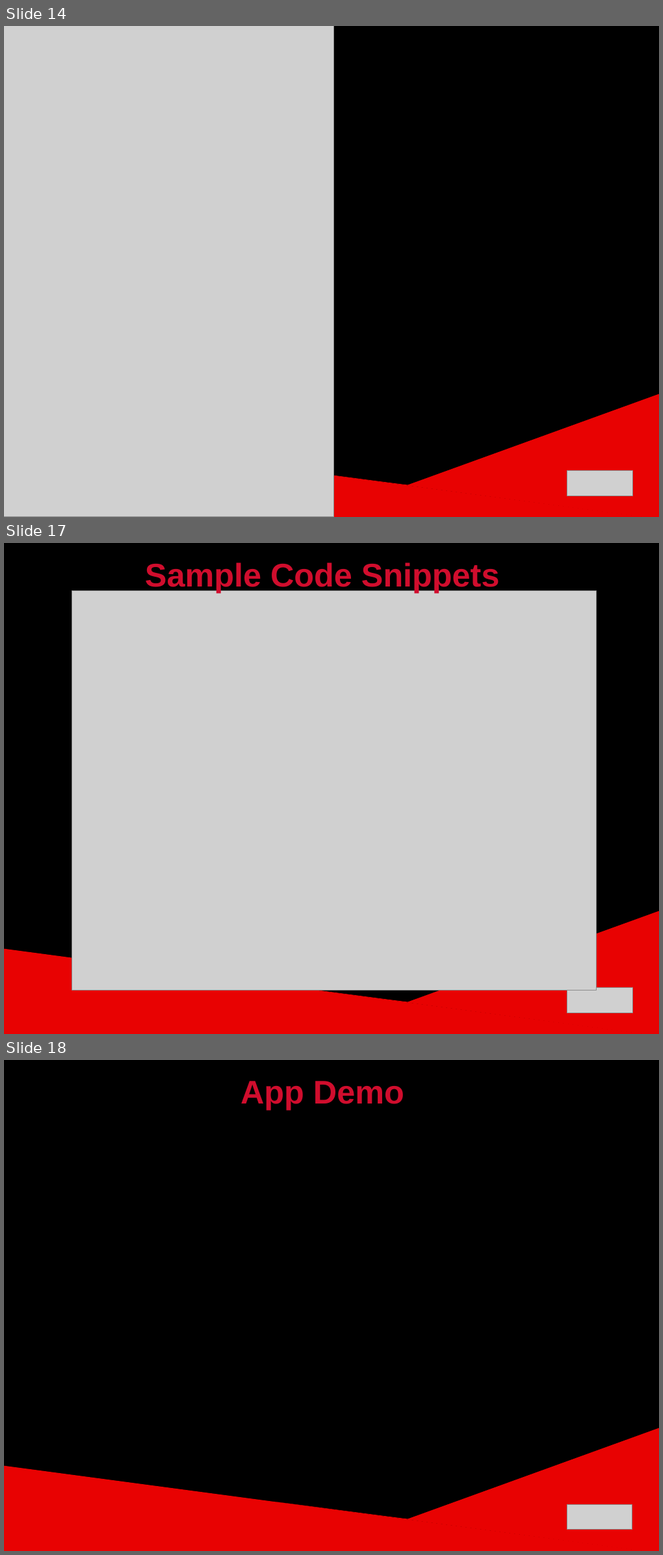
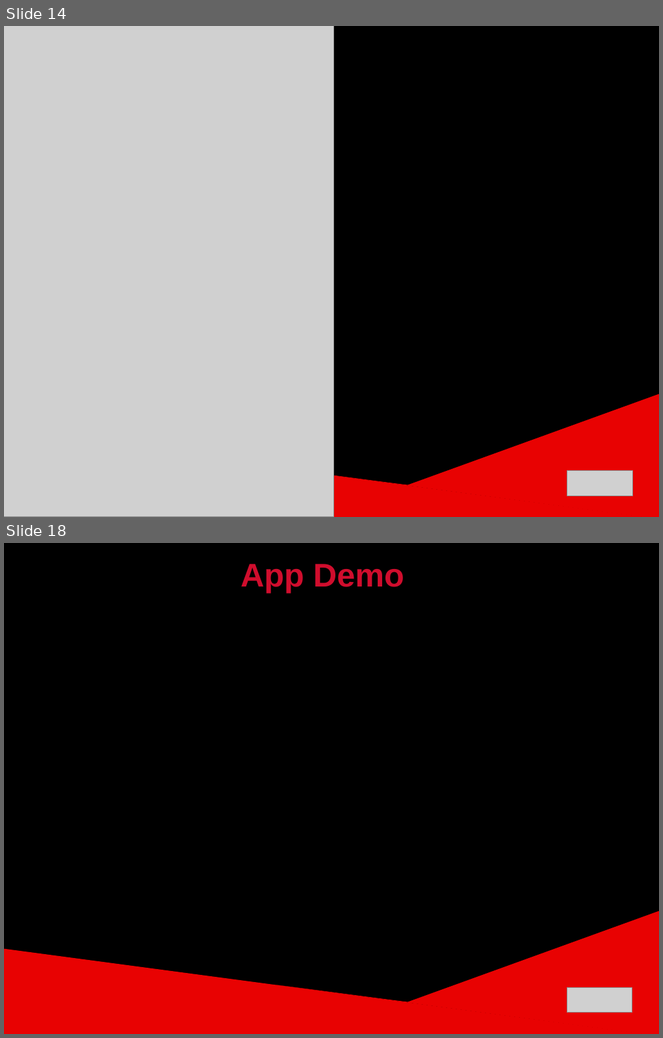
Before and after one commit to ckjarmon/CSUN-Dashboard, a slide deck: documentation/White Volley Girls - Final Project Presentation (Season 1).pptx. Shown one above the other, each under a label of ours: slides 14, 17 and 18 before the commit, slides 14 and 18 after it; the slides between them are not shown. The pictures are 663x1555 and 663x1038 pixels, drawn with LibreOffice and Linux fonts; fonts in the diff are those of the drawing; grey boxes stand for pictures. Boxes give left, top, right and bottom in pixels: in the first picture for what was removed or moved away, otherwise in the second. Text is boxed around its words. In the diff, an @@ line names an element or a change of style, - is before the commit and + after.

```diff
--- a/documentation/White Volley Girls - Final Project Presentation (Season 1).pptx
+++ b/documentation/White Volley Girls - Final Project Presentation (Season 1).pptx
@@ slide 17 removed at [4,543,659,1034], background #000000; not listed: 2 template elements that a slide beside it also shows @@
@@ text removed at [145,563,500,593] @@
-Sample Code Snippets
@@ picture removed at [72,591,597,990] @@
@@ picture removed at [567,988,633,1013] @@
```
Also in this commit, not shown: 3 slides changed, 1 slide added.
